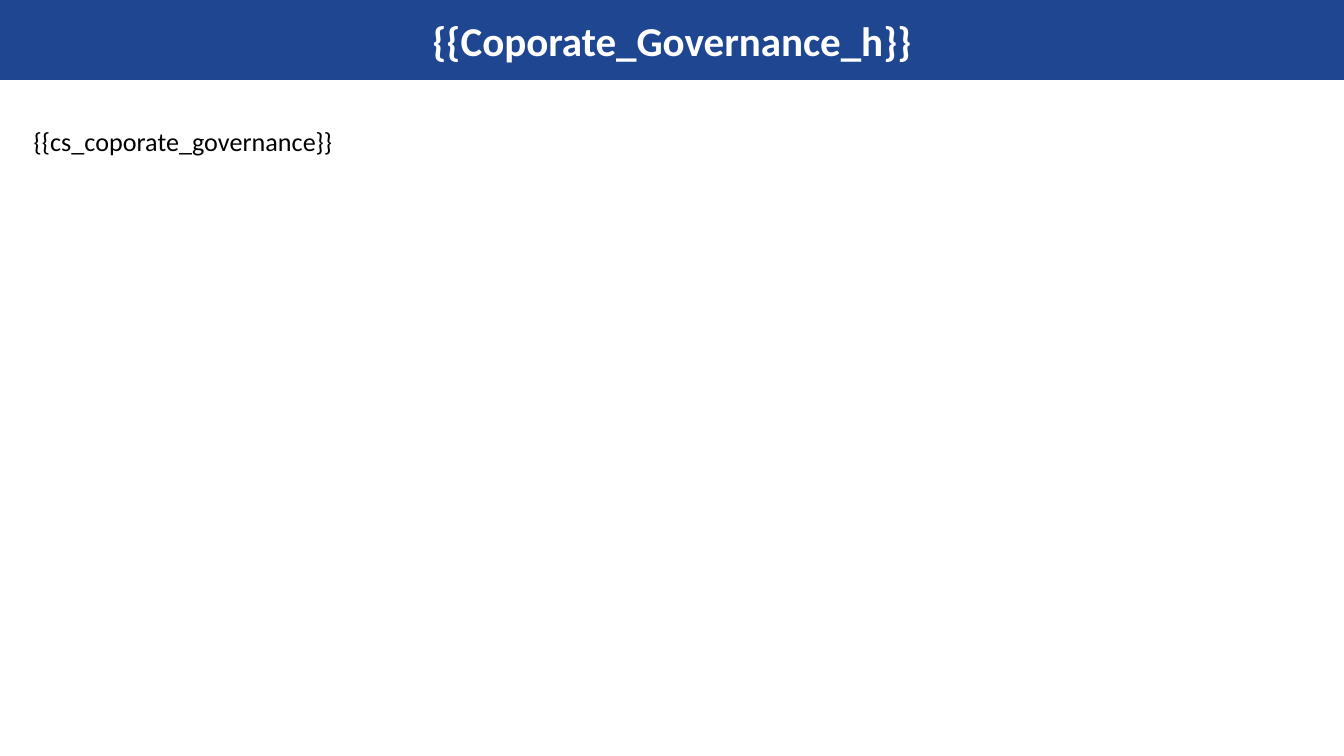
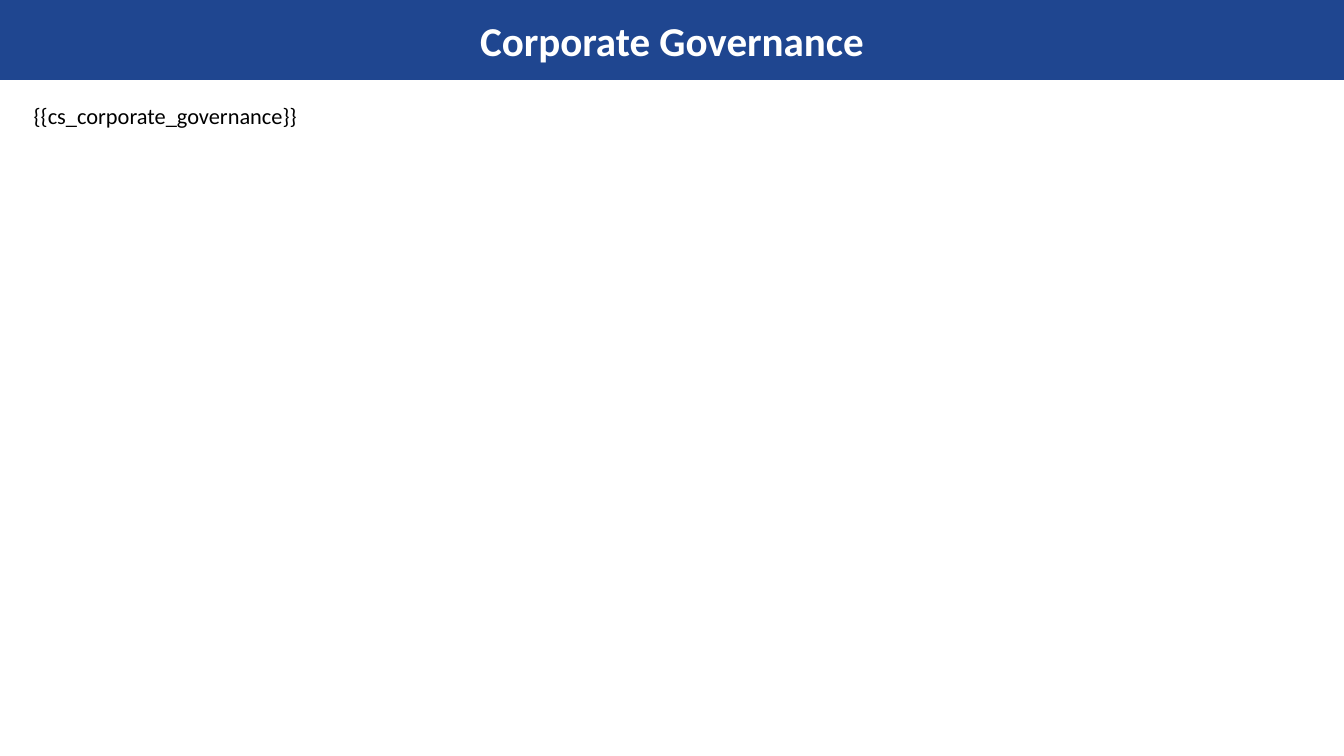
Before and after one commit to pratik1133/fluffy-lamp, a slide deck: slide 6 of master_template.pptx. Drawn at 1344x756 pixels with LibreOffice and Linux fonts; fonts in the diff are those of the drawing; background and template pictures are left out. Boxes give left, top, right and bottom in pixels: in the first picture for what was removed or moved away, otherwise in the second. Text is boxed around its words. In the diff, an @@ line names an element or a change of style, - is before the commit and + after.

```diff
--- a/master_template.pptx
+++ b/master_template.pptx
@@ title at box(480, 29, 863, 63): text changed @@
-{{Coporate_Governance_h}}
+Corporate Governance
@@ text at box(34, 108, 297, 128): text changed; size 14 to 12 pt @@
-{{cs_coporate_governance}}
+{{cs_corporate_governance}}
```
Also in this commit, not shown: 15 other slides changed.
